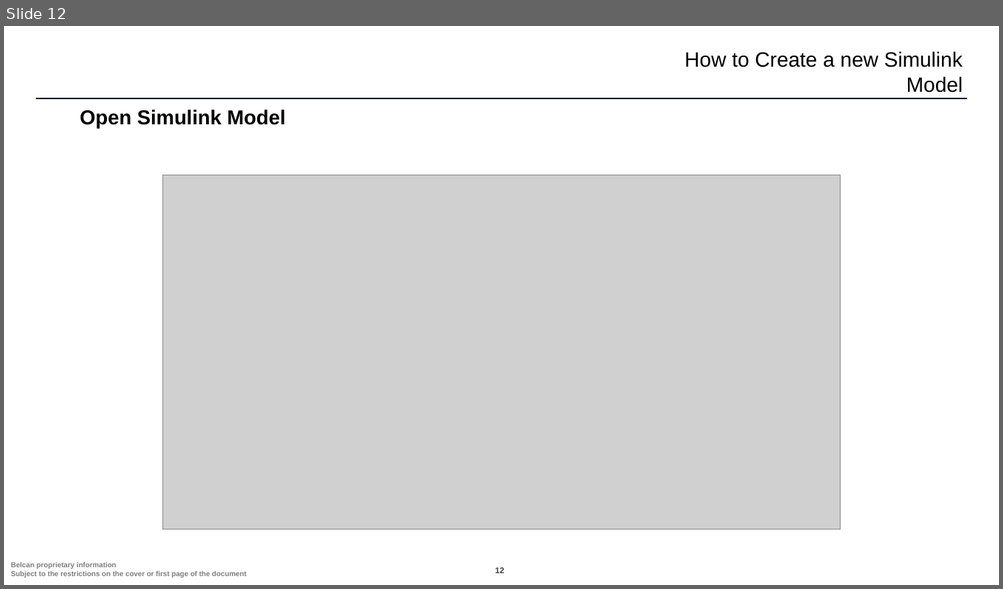
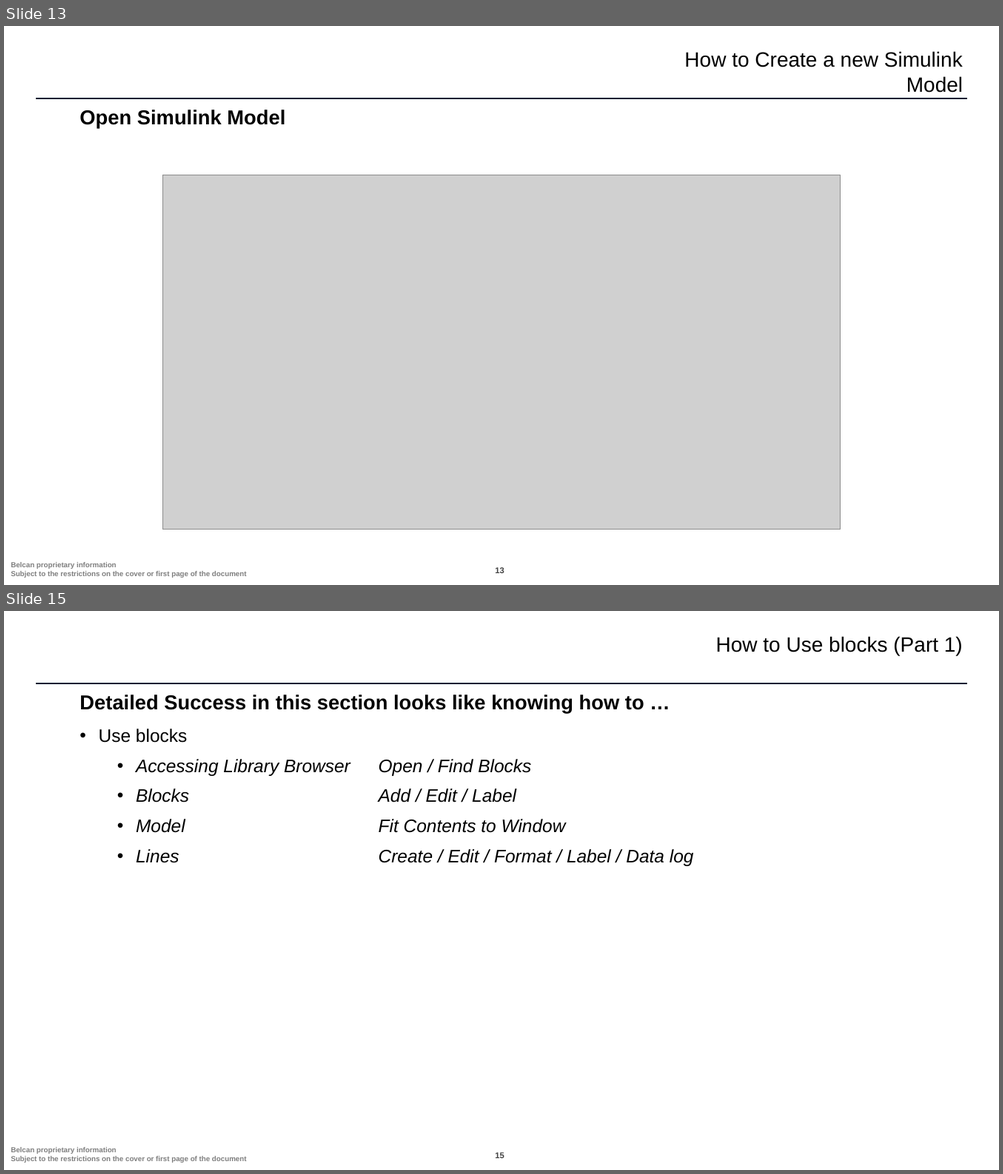
Before and after one commit to ntylerbelcan/aviation-controls-simulink-training-Belcan, a slide deck: ch01/Chapter 1 - Belcan.pptx. Shown one above the other, each under a label of ours: slide 12 before the commit, slides 13 and 15 after it; the slides between them are not shown. The pictures are 1003x589 and 1003x1174 pixels, drawn with LibreOffice and Linux fonts; fonts in the diff are those of the drawing; grey boxes stand for pictures; background and template pictures are left out. Boxes give left, top, right and bottom in pixels: in the first picture for what was removed or moved away, otherwise in the second. Text is boxed around its words. In the diff, an @@ line names an element or a change of style, - is before the commit and + after.

```diff
--- a/ch01/Chapter 1 - Belcan.pptx
+++ b/ch01/Chapter 1 - Belcan.pptx
@@ slide 15 added at [4, 611, 999, 1170], background #FFFFFF; not listed: 3 template elements that a slide beside it also shows @@
@@ text added at [716, 636, 962, 655], 20 pt, text #000000 @@
+How to Use blocks (Part 1)
@@ text added at [79, 695, 644, 712], 19.5 pt, text #000000, bold @@
+Detailed Success in this section looks like knowing how to …
@@ text added at [99, 729, 694, 866], 17.6 pt, text #000000, italic @@
+• Use blocks
+  • Accessing Library Browser Open / Find Blocks
+  • Blocks Add / Edit / Label
+  • Model Fit Contents to Window
+  • Lines Create / Edit / Format / Label / Data log
@@ what was slide 12 is now slide 13 @@
```
Also in this commit, not shown: 23 slides changed, 15 other slides added, 4 other files.
